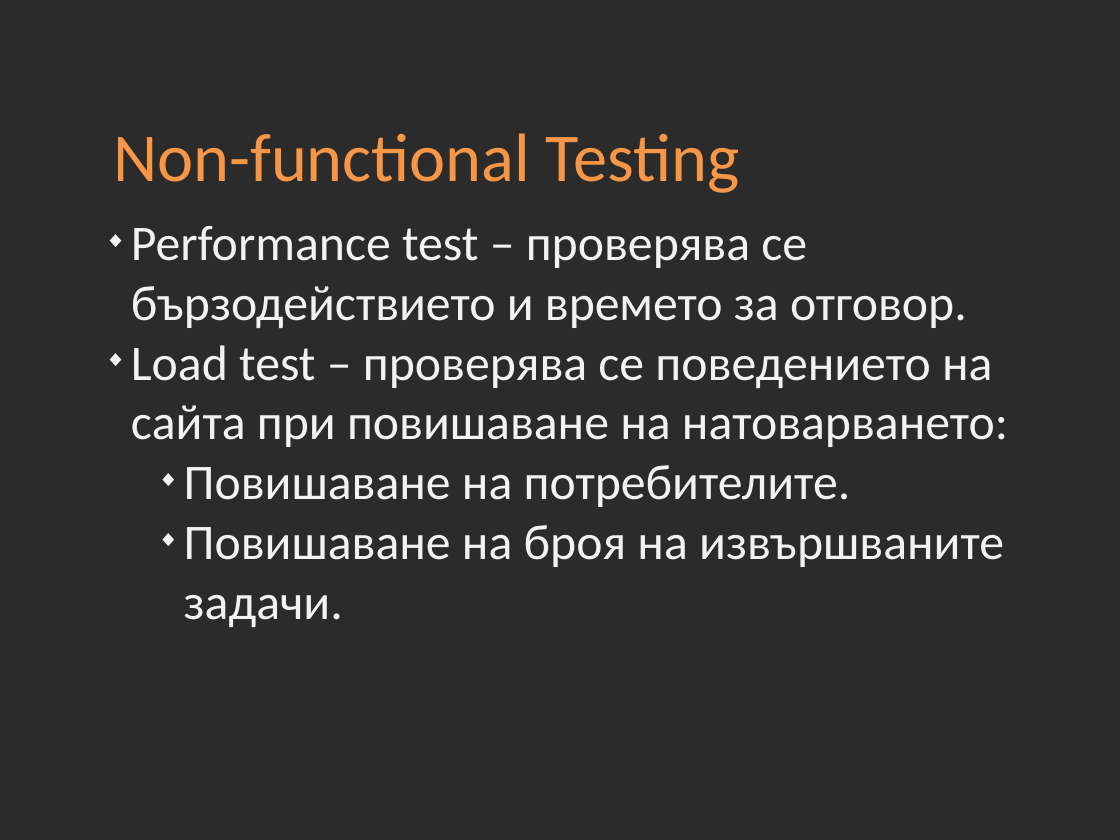
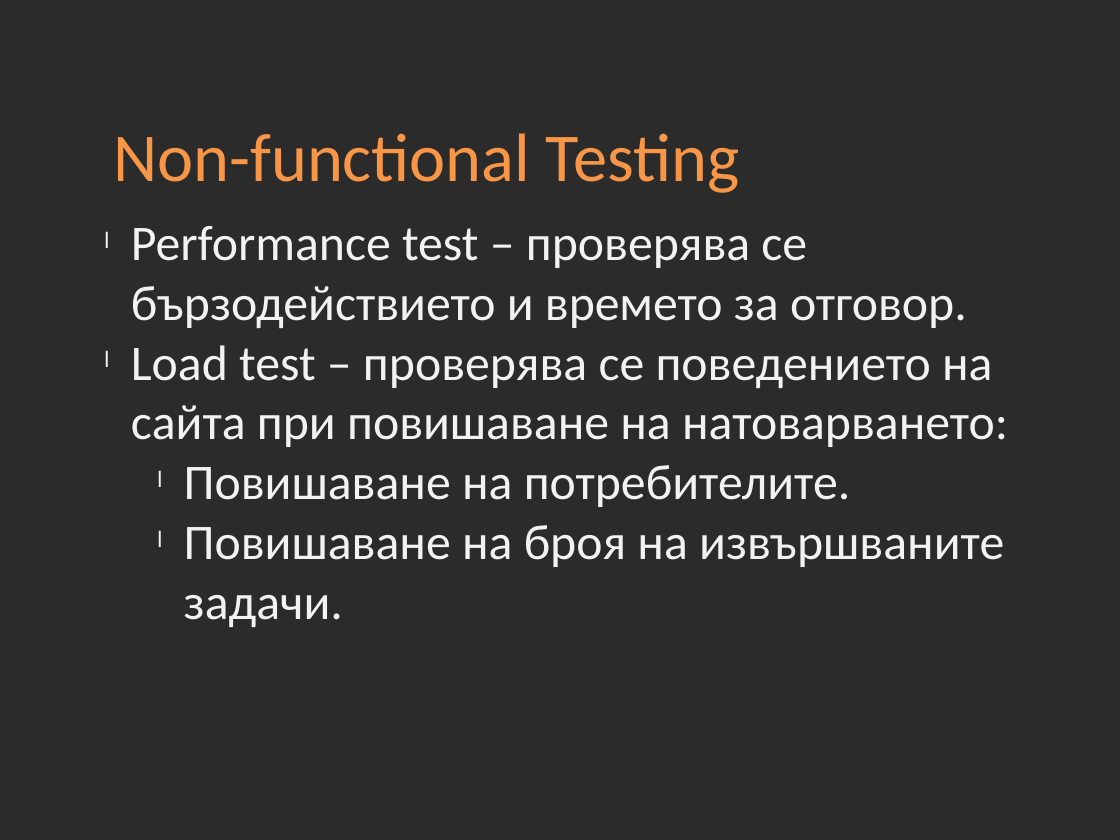
Before and after one commit to Academy-Soft-Intellect/Qality-Assurance-Course, a slide deck: slide 16 of 06_test_levels_and_types.pptx. Drawn at 1120x840 pixels with LibreOffice and Linux fonts; fonts in the diff are those of the drawing; background and template pictures are left out; a plain dark background stands for a picture behind light text. Boxes give left, top, right and bottom in pixels: in the first picture for what was removed or moved away, otherwise in the second. Text is boxed around its words. In the diff, an @@ line names an element or a change of style, - is before the commit and + after.

Commit message:
Test levels and test types

```diff
--- a/06_test_levels_and_types.pptx
+++ b/06_test_levels_and_types.pptx
@@ text "Performance test – проверява се ..." at (x1=131, y1=226, x2=1008, y2=627): bullet ◆ to l @@
```
Also in this commit, not shown: 21 other slides changed.
